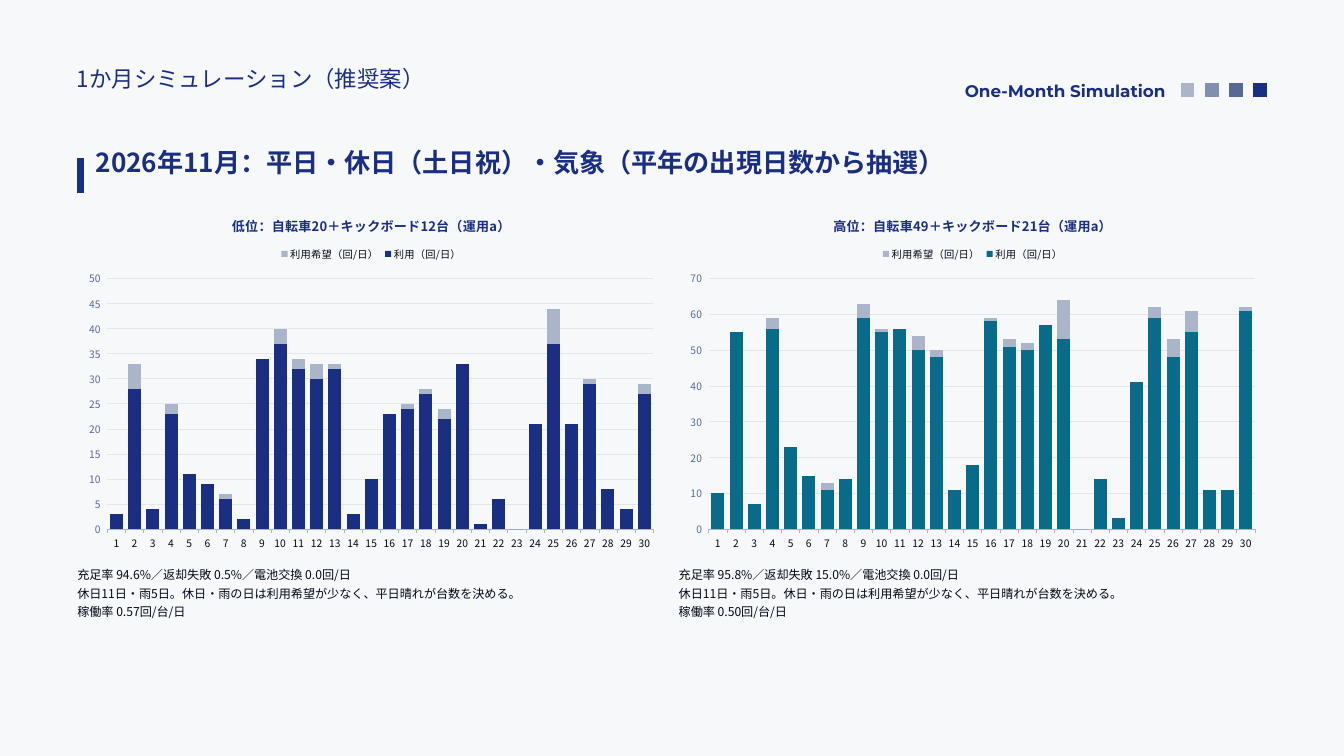
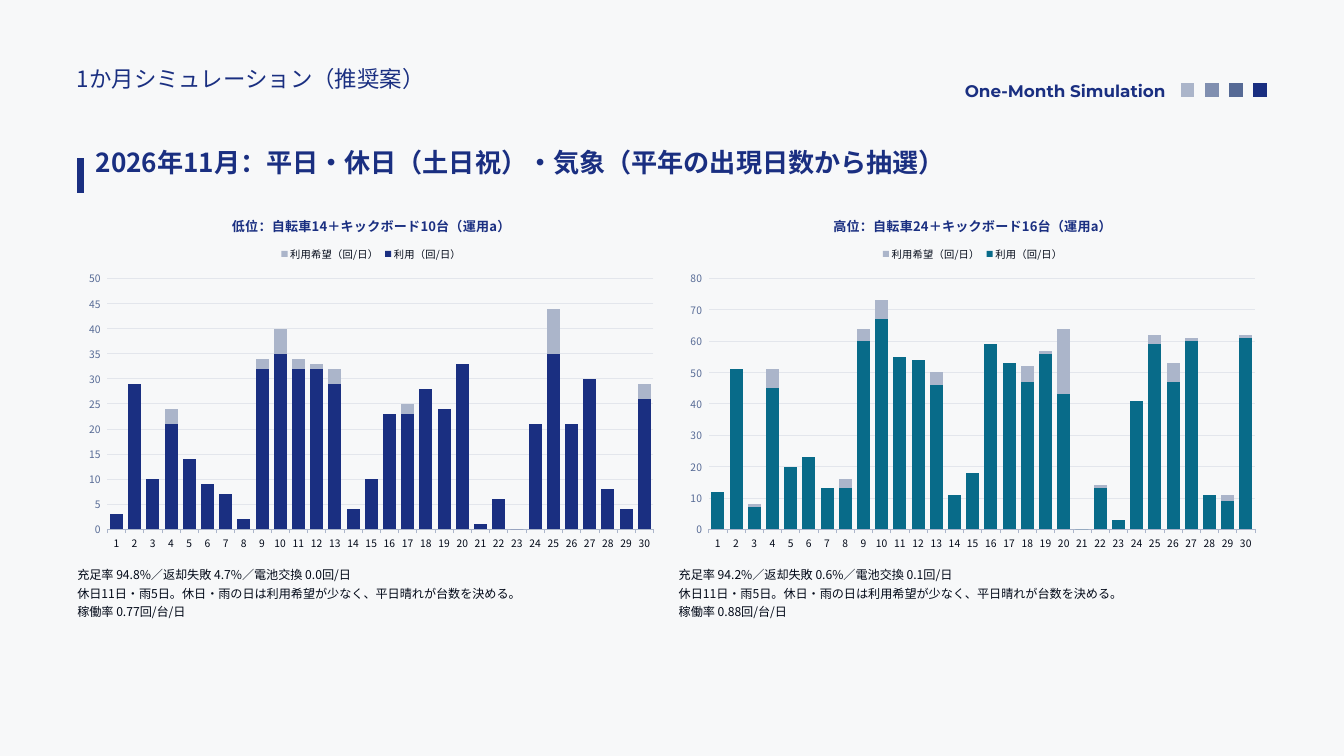
Before and after one commit to saigaeno-cmd/mikuri_sim, a slide deck: slide 12 of data/output/study/報告_モビリティシェア検討.pptx. Drawn at 1344x756 pixels with LibreOffice and Linux fonts; fonts in the diff are those of the drawing. Boxes give left, top, right and bottom in pixels: in the first picture for what was removed or moved away, otherwise in the second. Text is boxed around its words. In the diff, an @@ line names an element or a change of style, - is before the commit and + after.

```diff
--- a/data/output/study/報告_モビリティシェア検討.pptx
+++ b/data/output/study/報告_モビリティシェア検討.pptx
@@ column chart at bbox=[77, 202, 665, 558] @@
@@ title "低位：自転車20＋キックボード12台（運用a）" to "低位：自転車14＋キックボード10台（運用a）" @@
-利用希望（回/日）: 3, 33, 4, 25, 11, 9, 7, 2, 34, 40, 34, 33, 33, 3, 10, 23, 25, 28, 24, 33, 1, 6, 0, 21, 44, 21, 30, 8, 4, 29
+利用希望（回/日）: 3, 29, 10, 24, 14, 9, 7, 2, 34, 40, 34, 33, 32, 4, 10, 23, 25, 28, 24, 33, 1, 6, 0, 21, 44, 21, 30, 8, 4, 29
-利用（回/日）: 3, 28, 4, 23, 11, 9, 6, 2, 34, 37, 32, 30, 32, 3, 10, 23, 24, 27, 22, 33, 1, 6, 0, 21, 37, 21, 29, 8, 4, 27
+利用（回/日）: 3, 29, 10, 21, 14, 9, 7, 2, 32, 35, 32, 32, 29, 4, 10, 23, 23, 28, 24, 33, 1, 6, 0, 21, 35, 21, 30, 8, 4, 26
@@ column chart at bbox=[679, 202, 1267, 558] @@
@@ title "高位：自転車49＋キックボード21台（運用a）" to "高位：自転車24＋キックボード16台（運用a）" @@
-利用希望（回/日）: 10, 55, 7, 59, 23, 15, 13, 14, 63, 56, 56, 54, 50, 11, 18, 59, 53, 52, 57, 64, 0, 14, 3, 41, 62, 53, 61, 11, 11, 62
+利用希望（回/日）: 12, 51, 8, 51, 20, 23, 13, 16, 64, 73, 55, 54, 50, 11, 18, 59, 53, 52, 57, 64, 0, 14, 3, 41, 62, 53, 61, 11, 11, 62
-利用（回/日）: 10, 55, 7, 56, 23, 15, 11, 14, 59, 55, 56, 50, 48, 11, 18, 58, 51, 50, 57, 53, 0, 14, 3, 41, 59, 48, 55, 11, 11, 61
+利用（回/日）: 12, 51, 7, 45, 20, 23, 13, 13, 60, 67, 55, 54, 46, 11, 18, 59, 53, 47, 56, 43, 0, 13, 3, 41, 59, 47, 60, 11, 9, 61
@@ text at bbox=[77, 569, 351, 581]: text changed @@
-充足率 94.6%／返却失敗 0.5%／電池交換 0.0回/日
+充足率 94.8%／返却失敗 4.7%／電池交換 0.0回/日
@@ text at bbox=[679, 568, 953, 581]: text changed @@
-充足率 95.8%／返却失敗 15.0%／電池交換 0.0回/日
+充足率 94.2%／返却失敗 0.6%／電池交換 0.1回/日
@@ text at bbox=[77, 606, 185, 618]: text changed @@
-稼働率 0.57回/台/日
+稼働率 0.77回/台/日
@@ text at bbox=[679, 606, 787, 618]: text changed @@
-稼働率 0.50回/台/日
+稼働率 0.88回/台/日
```
Also in this commit, not shown: 15 other slides changed, 6 other files.
